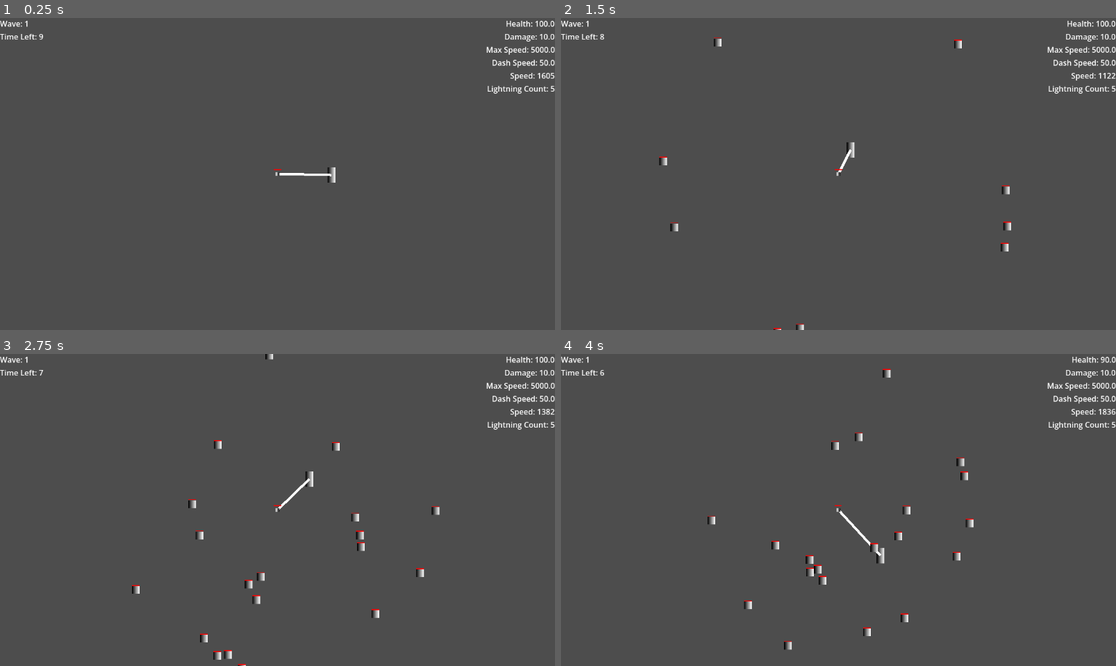
Above: before the commit, frames 1-4 (two rows, left to right).
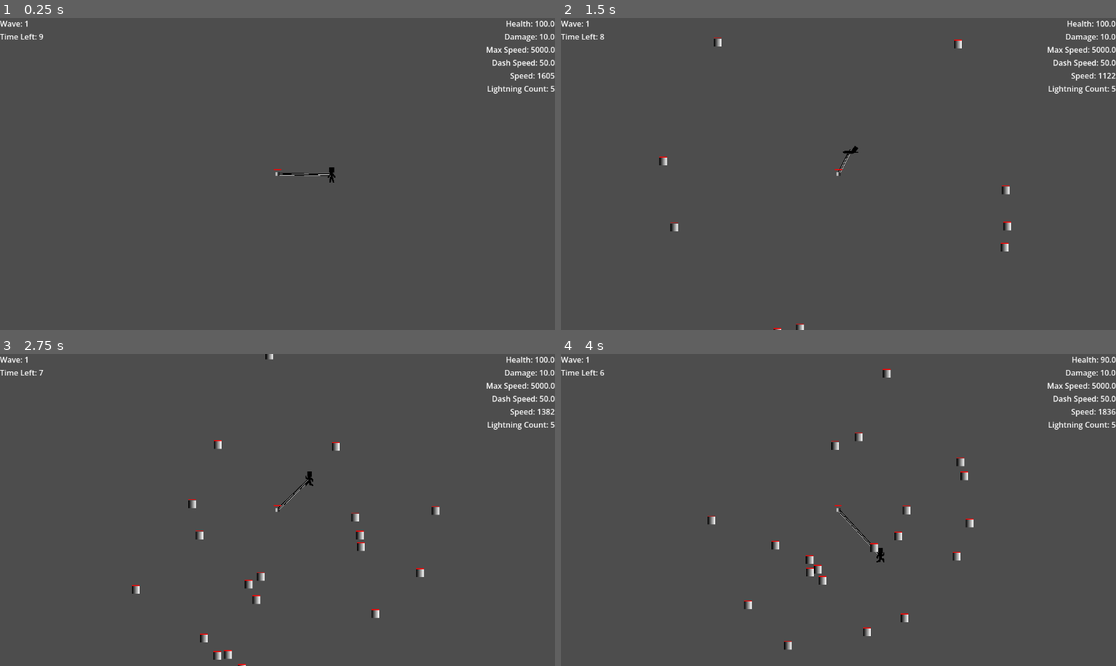
Above: after the commit, the same moments.

Repository: Blulow/majorjam
Game: Godot game, scene res://scenes/game.tscn
The game is run twice, just before and just after one commit, with the same random seed, the same clock (stepped at 60 frames per second) and the same inputs.
Inputs (mouse positions are in pixels of both pictures, inside the frame that each line leads up to):
- Up to frame 1 (0.25 s): no input
- Up to frame 2 (1.5 s): move the mouse to (960, 158) at 0.52 s; hold Right (right) from 0.53 s (still down); tap Shift (dash) at 0.6, 1.35 s; click (960, 158) at 0.67 s; tap Up (up) at 0.77 s; move the mouse to (727, 189) at 1.27 s
- Up to frame 3 (2.75 s): tap Up (up) at 1.52 s; move the mouse to (333, 441) at 2.02 s; release Right (right) at 2.03 s; hold Left (left) from 2.03 s (still down); tap Shift (dash) at 2.1 s
- Up to frame 4 (4 s): move the mouse to (810, 572) at 2.77 s; release Left (left) at 2.78 s; hold Right (right) from 2.78 s (still down); tap Shift (dash) at 2.85, 3.6 s; click (810, 572) at 2.92 s; tap Up (up) at 3.02, 3.77 s; move the mouse to (1005, 556) at 3.52 s

The runs differ from the first frame. In frame 1, 0.1% of the frame differs, in the area x 50-61%, y 47-53%; in frame 2, 0.1%; in frame 3, 0.1%; in frame 4, 0.1%, in the area x 50-59%, y 50-68%.

Commit message:
add: player and rope sprites & player animations

Diff:
--- a/project.godot
+++ b/project.godot
@@ -69,4 +69,5 @@
 
 [rendering]
 
+textures/canvas_textures/default_texture_filter=0
 rendering_device/driver.windows="d3d12"
--- a/scenes/enemies/enemy.tscn
+++ b/scenes/enemies/enemy.tscn
@@ -20,7 +20,7 @@
 size = Vector2(32, 32)
 
 [sub_resource type="RectangleShape2D" id="RectangleShape2D_md484"]
-size = Vector2(32, 32)
+size = Vector2(40, 40)
 
 [sub_resource type="RectangleShape2D" id="RectangleShape2D_xwavj"]
 size = Vector2(32, 32)
--- a/scenes/enemies/tank_enemy.tscn
+++ b/scenes/enemies/tank_enemy.tscn
@@ -18,7 +18,7 @@
 size = Vector2(64, 64)
 
 [sub_resource type="RectangleShape2D" id="RectangleShape2D_md484"]
-size = Vector2(64, 64)
+size = Vector2(76, 78)
 
 [sub_resource type="RectangleShape2D" id="RectangleShape2D_xwavj"]
 size = Vector2(64, 64)
--- a/scenes/game.tscn
+++ b/scenes/game.tscn
@@ -13,9 +13,13 @@
 [ext_resource type="Script" uid="uid://ie2sruuvnn2a" path="res://scripts/wave_manager.gd" id="8_gee14"]
 [ext_resource type="Script" uid="uid://evrwgbfuh4eb" path="res://scripts/wave_patterns/wave_pattern.gd" id="9_vtaks"]
 [ext_resource type="Resource" uid="uid://bdlckvp1g8po0" path="res://assets/resources/wave_patterns/wave_1.tres" id="10_kvpfn"]
+[ext_resource type="Texture2D" uid="uid://ixogo4uabet7" path="res://assets/images/player/player_dash.png" id="10_wljb1"]
 [ext_resource type="Script" uid="uid://ddx3257dph5nn" path="res://scripts/game_menu.gd" id="11_kvpfn"]
+[ext_resource type="Texture2D" uid="uid://d2vmnorl60evo" path="res://assets/images/player/player_idle.png" id="11_v2yb1"]
+[ext_resource type="Texture2D" uid="uid://bjn27iqngc23i" path="res://assets/images/player/player_run.png" id="12_js0lu"]
 [ext_resource type="PackedScene" uid="uid://clofs0ee5j5n6" path="res://scenes/components/build/build_applier.tscn" id="12_kvuet"]
 [ext_resource type="PackedScene" uid="uid://wlofpje2yo1e" path="res://scenes/components/build/build_manager.tscn" id="13_kvuet"]
+[ext_resource type="Script" uid="uid://ck3k2lind41v4" path="res://scripts/player_animator.gd" id="13_v2yb1"]
 [ext_resource type="Resource" uid="uid://dys8dicjfe5lm" path="res://assets/resources/wave_patterns/wave_2.tres" id="15_pl11u"]
 [ext_resource type="Resource" uid="uid://d2uxbwoccdu1o" path="res://assets/resources/wave_patterns/wave_3.tres" id="16_bhx41"]
 [ext_resource type="Script" uid="uid://i1l2dnvixscx" path="res://scripts/build/build_card.gd" id="16_ssvqc"]
@@ -30,6 +34,33 @@
 [ext_resource type="Resource" uid="uid://cew1aw0uhnd3i" path="res://assets/resources/build_cards/lightning.tres" id="22_37s47"]
 [ext_resource type="Script" uid="uid://tu3rlu0tc37u" path="res://scripts/player_stats_updater.gd" id="23_bt5mj"]
 
+[sub_resource type="SpriteFrames" id="SpriteFrames_gxtfn"]
+animations = [{
+"frames": [{
+"duration": 1.0,
+"texture": ExtResource("10_wljb1")
+}],
+"loop": true,
+"name": &"dash",
+"speed": 5.0
+}, {
+"frames": [{
+"duration": 1.0,
+"texture": ExtResource("11_v2yb1")
+}],
+"loop": true,
+"name": &"idle",
+"speed": 5.0
+}, {
+"frames": [{
+"duration": 1.0,
+"texture": ExtResource("12_js0lu")
+}],
+"loop": true,
+"name": &"run",
+"speed": 5.0
+}]
+
 [node name="Game" type="Node2D" unique_id=1213886240]
 
 [node name="Camera2D" type="Camera2D" parent="." unique_id=3078971]
@@ -105,7 +136,14 @@
 process_mode = 1
 
 [node name="Player" parent="Arena" unique_id=477849407 instance=ExtResource("2_yqjtg")]
+z_index = 1
 position = Vector2(570, -71)
+
+[node name="AnimatedSprite2D" type="AnimatedSprite2D" parent="Arena/Player" unique_id=825846924]
+scale = Vector2(1.0000025, 0.99999994)
+sprite_frames = SubResource("SpriteFrames_gxtfn")
+animation = &"idle"
+autoplay = "idle"
 
 [node name="RopeDashMovement" parent="Arena/Player" unique_id=1115222186 node_paths=PackedStringArray("rope", "body_controller") instance=ExtResource("2_lbhrr")]
 rope = NodePath("../../Rope")
@@ -121,6 +159,12 @@
 [node name="SpeedLimit" parent="Arena/Player" unique_id=235116759 node_paths=PackedStringArray("body_controller") instance=ExtResource("8_264po")]
 max_speed = 5000.0
 body_controller = NodePath("../BodyController")
+
+[node name="PlayerAnimator" type="Node2D" parent="Arena/Player" unique_id=1766996153 node_paths=PackedStringArray("sprite", "body_controller", "rope_dash_movement")]
+script = ExtResource("13_v2yb1")
+sprite = NodePath("../AnimatedSprite2D")
+body_controller = NodePath("../BodyController")
+rope_dash_movement = NodePath("../RopeDashMovement")
 
 [node name="Rope" parent="Arena" unique_id=1075735704 node_paths=PackedStringArray("obj1", "obj2", "build_applier", "arena") instance=ExtResource("4_lbhrr")]
 obj1 = NodePath("../Player")
--- a/scenes/player.tscn
+++ b/scenes/player.tscn
@@ -1,10 +1,4 @@
 [gd_scene format=3 uid="uid://d0qsxl5ra6nui"]
-
-[sub_resource type="Gradient" id="Gradient_g2els"]
-
-[sub_resource type="GradientTexture2D" id="GradientTexture2D_qhqgy"]
-gradient = SubResource("Gradient_g2els")
-width = 32
 
 [sub_resource type="RectangleShape2D" id="RectangleShape2D_dqkch"]
 size = Vector2(32, 64)
@@ -13,8 +7,5 @@
 collision_layer = 8
 collision_mask = 8
 
-[node name="Sprite2D" type="Sprite2D" parent="." unique_id=1931211036]
-texture = SubResource("GradientTexture2D_qhqgy")
-
 [node name="CollisionShape2D" type="CollisionShape2D" parent="." unique_id=1650921805]
 shape = SubResource("RectangleShape2D_dqkch")
--- a/scenes/rope.tscn
+++ b/scenes/rope.tscn
@@ -2,6 +2,7 @@
 
 [ext_resource type="Script" uid="uid://3q8pe12eka62" path="res://scripts/rope/rope.gd" id="1_icxtj"]
 [ext_resource type="PackedScene" uid="uid://ccvjkjhj41m7v" path="res://scenes/components/rope/rope_spring.tscn" id="2_ghbyf"]
+[ext_resource type="Texture2D" uid="uid://ywtxwqf6mr6i" path="res://assets/images/player/rope3.png" id="3_s222g"]
 [ext_resource type="Script" uid="uid://x2vg5dawig73" path="res://scripts/rope/rope_line.gd" id="3_vlfmi"]
 [ext_resource type="PackedScene" uid="uid://cddmklcnwb7mx" path="res://scenes/components/rope/rope_reel.tscn" id="4_l37dg"]
 [ext_resource type="PackedScene" uid="uid://2meofxjo8ys4" path="res://scenes/components/health/hitbox.tscn" id="5_au3ri"]
@@ -18,6 +19,8 @@
 damping = 10.0
 
 [node name="RopeLine" type="Line2D" parent="." unique_id=1691879384 node_paths=PackedStringArray("rope")]
+texture = ExtResource("3_s222g")
+texture_mode = 1
 script = ExtResource("3_vlfmi")
 rope = NodePath("..")
 
--- /dev/null
+++ b/scripts/player_animator.gd
@@ -0,0 +1,23 @@
+extends Node2D
+
+@export var sprite: AnimatedSprite2D
+@export var body_controller: BodyController
+@export var rope_dash_movement: RopeDashMovement
+
+@export var idle_name: String = "idle"
+@export var run_name: String = "run"
+@export var dash_name: String = "dash"
+
+func _process(delta: float) -> void:
+	if rope_dash_movement.dashing:
+		sprite.animation = dash_name
+	elif body_controller.internal_vel != Vector2.ZERO:
+		sprite.animation = run_name
+	else:
+		sprite.animation = idle_name
+
+	if body_controller.internal_vel.x != 0:
+		if body_controller.internal_vel.x < 0:
+			sprite.flip_h = true
+		else:
+			sprite.flip_h = false
Binary file added: assets/images/player/player_dash.png
Not shown, added: assets/images/player/player_dash.png.import
Binary file added: assets/images/player/player_idle.png
Not shown, added: assets/images/player/player_idle.png.import
Binary file added: assets/images/player/player_run.png
Not shown, added: assets/images/player/player_run.png.import
Binary file added: assets/images/player/rope.png
Not shown, added: assets/images/player/rope.png.import
Binary file added: assets/images/player/rope2.png
Not shown, added: assets/images/player/rope2.png.import
Binary file added: assets/images/player/rope3.png
Not shown, added: assets/images/player/rope3.png.import
(and 3 more such lines)
